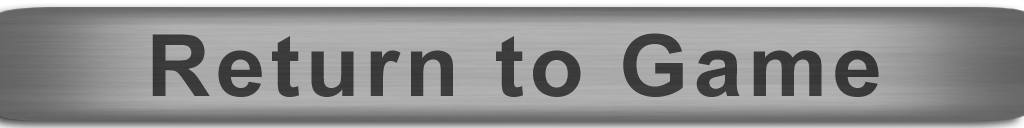
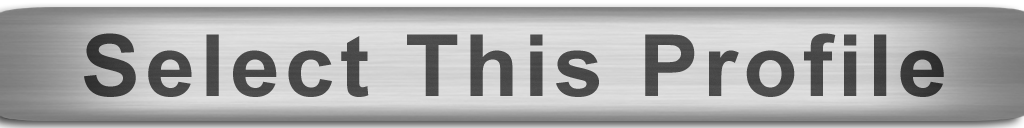
Layered file, before and after one edit (1024×128). Changes by layer:
hid "Layer 2" over [0, 7, 1024, 121]
renamed "Return to Game" to "Select This Profile", painted on it over [84, 33, 944, 97]
